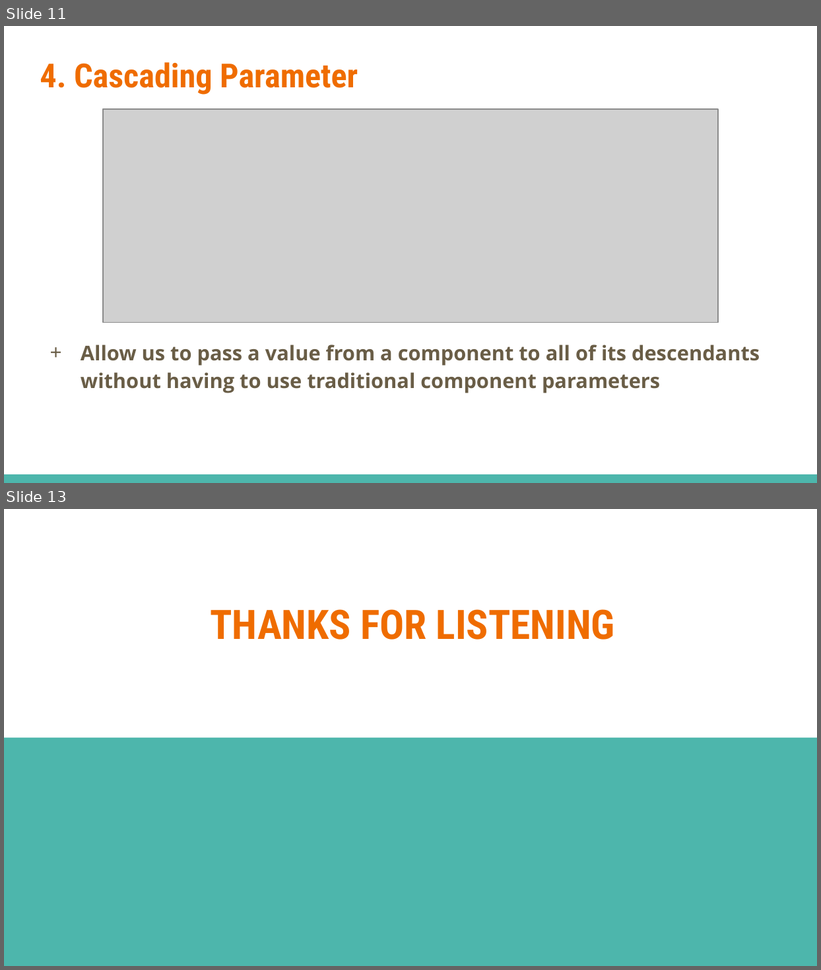
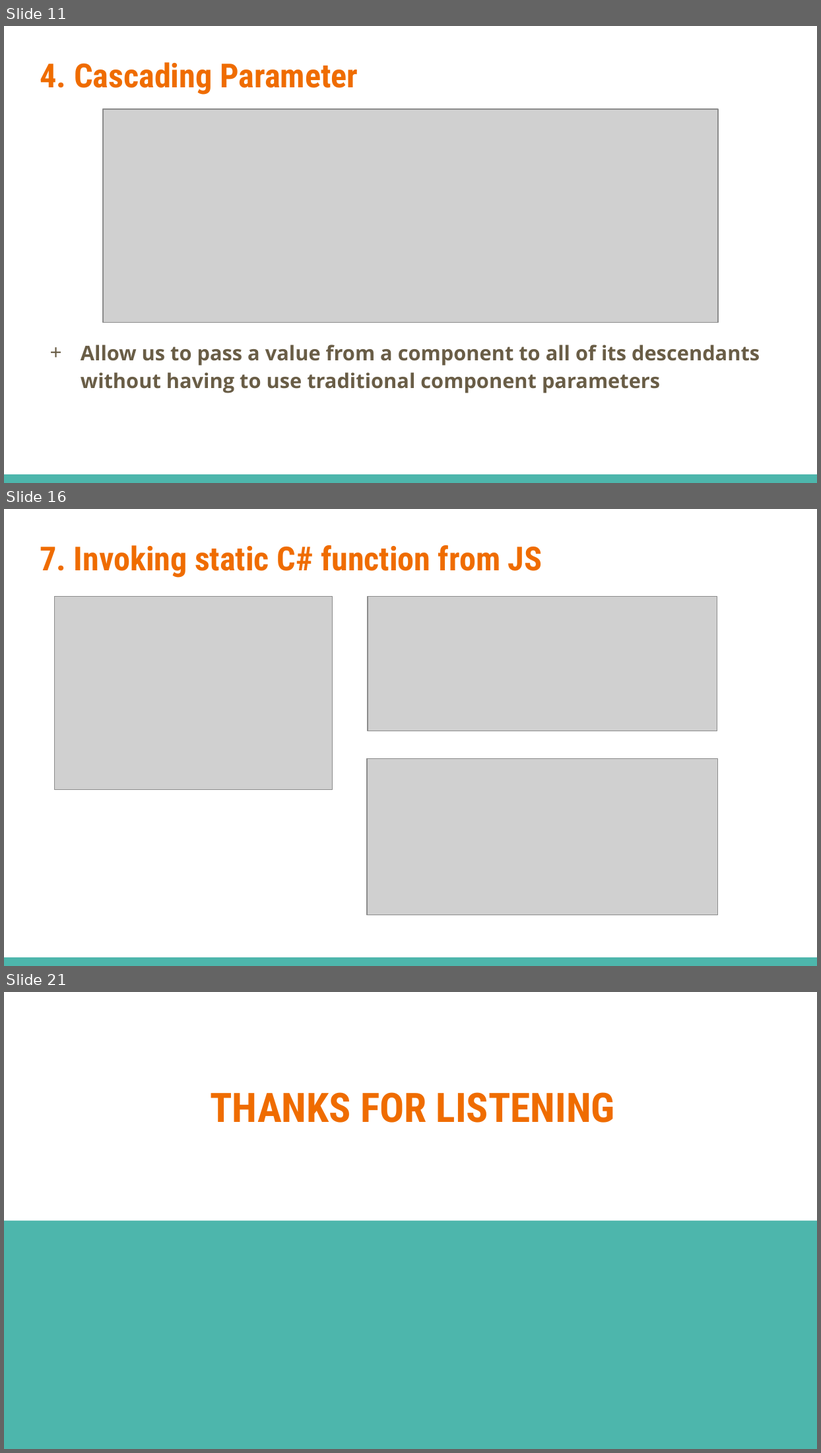
Before and after one commit to dinhhung09138/Learning-Example, a slide deck: BlazorComonent.pptx. Shown one above the other, each under a label of ours: slides 11 and 13 before the commit, slides 11, 16 and 21 after it; the slides between them are not shown. The pictures are 821x970 and 821x1453 pixels, drawn with LibreOffice and Linux fonts; fonts in the diff are those of the drawing; grey boxes stand for pictures. Boxes give left, top, right and bottom in pixels: in the first picture for what was removed or moved away, otherwise in the second. Text is boxed around its words. In the diff, an @@ line names an element or a change of style, - is before the commit and + after.

```diff
--- a/BlazorComonent.pptx
+++ b/BlazorComonent.pptx
@@ slide 16 added at box(4, 509, 817, 966), background #FFFFFF; not listed: 1 template element that a slide beside it also shows @@
@@ title added at box(40, 545, 543, 578), 29.4 pt, text #EF6C00, bold @@
+7. Invoking static C# function from JS
@@ picture added at box(54, 596, 333, 789) @@
@@ picture added at box(368, 596, 717, 731) @@
@@ picture added at box(366, 758, 717, 915) @@
@@ what was slide 13 is now slide 21 @@
```
Also in this commit, not shown: 1 slide changed, 8 other slides added, 1 slide removed, 8 other files.
